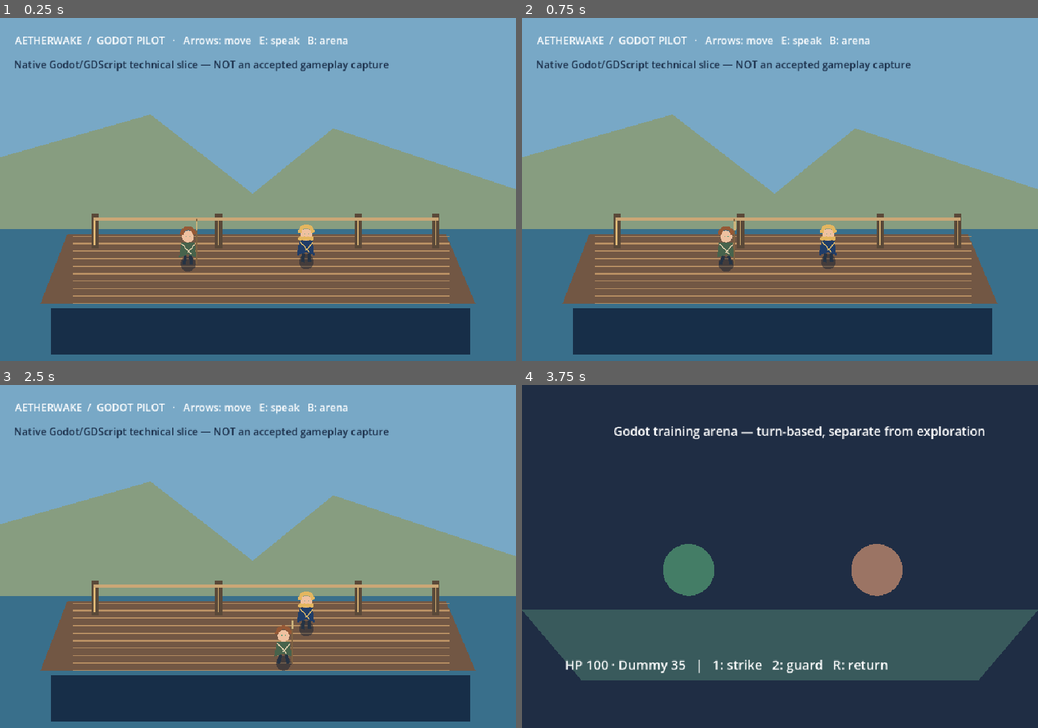
Above: before the commit, frames 1-4 (two rows, left to right).
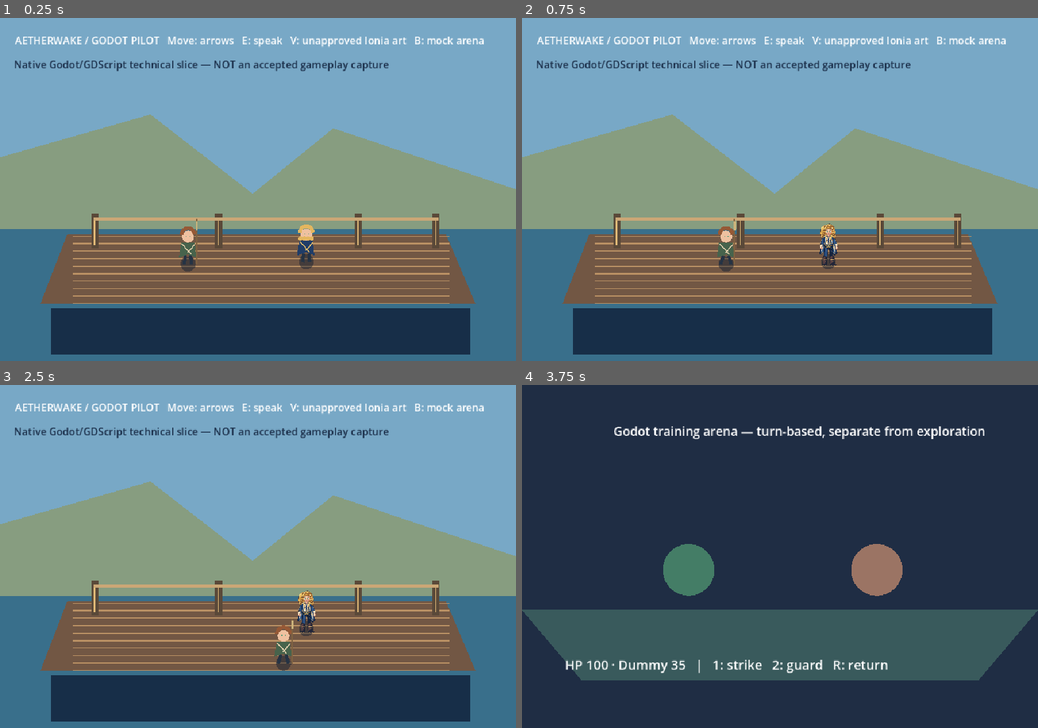
Above: after the commit, the same moments.

Repository: ndrorchestration/ToSailaStarrySky-jrpg
Game: Godot game, scene res://scenes/first_wake.tscn
Same seed, same stepped clock (60 frames per second), same inputs: the game is played once before the commit and once after it.
Inputs:
- Up to frame 1 (0.25 s): no input
- Up to frame 2 (0.75 s): tap Enter at 0.5 s; hold Right (ui_right) from 0.53 s (still down); tap V at 0.6 s
- Up to frame 3 (2.5 s): release Right (ui_right) at 1.28 s; hold Down (ui_down) 1.28-2.03 s; tap V at 1.35, 2.3 s; tap Space at 2 s; hold Right (ui_right) from 2.03 s (still down); tap E at 2.1 s
- Up to frame 4 (3.75 s): release Right (ui_right) at 2.78 s; hold Up (ui_up) 2.78-3.53 s; tap B at 2.85 s; tap V at 3.05 s; tap Enter at 3.5 s; hold Left (ui_left) from 3.53 s (still down); tap R at 3.6 s

The runs differ from the first frame. In frame 1, 0.9% of the frame differs, in the area x 16-94%, y 5-9%; in frame 2, 1.2%, in the area x 16-94%, y 5-73%; in frame 3, 1.2%; in frame 4, nothing differs.

Commit message:
feat(godot): switch Ionia original art on dock using native V-key review toggle

Diff:
--- a/godot/scripts/first_wake.gd
+++ b/godot/scripts/first_wake.gd
@@ -4,6 +4,7 @@
 
 const Actor = preload("res://scripts/pilot_actor.gd")
 const TrainingArena = preload("res://scenes/training_arena.tscn")
+const IoniaUnapprovedArt = preload("res://art-review/ionia-original-v01-green-eyes.svg")
 const WALKABLE_DECK = Rect2(Vector2(145, 410), Vector2(670, 112))
 
 var ender: CharacterBody2D
@@ -11,6 +12,7 @@
 var dialogue: Label
 var status: Label
 var dialogue_open: bool = false
+var ionia_art_review_enabled: bool = false
 
 func _ready() -> void:
     var actors := Node2D.new()
@@ -30,6 +32,7 @@
     var captain = Actor.new()
     captain.name = "IoniaPilot"
     captain.character_name = "Ionia"
+    captain.review_source_texture = IoniaUnapprovedArt
     captain.walking_bounds = WALKABLE_DECK
     captain.position = Vector2(570, 458)
     actors.add_child(captain)
@@ -40,7 +43,7 @@
     status = Label.new()
     status.position = Vector2(28, 28)
     status.add_theme_font_size_override("font_size", 19)
-    status.text = "AETHERWAKE  /  GODOT PILOT   ·   Arrows: move   E: speak   B: arena"
+    status.text = "AETHERWAKE / GODOT PILOT   Move: arrows   E: speak   V: unapproved Ionia art   B: mock arena"
     ui.add_child(status)
     dialogue = Label.new()
     dialogue.position = Vector2(100, 555)
@@ -77,6 +80,10 @@
     if event.keycode == KEY_E and ender.global_position.distance_to(ionia.global_position) <= 110.0:
         dialogue_open = not dialogue_open
         dialogue.visible = dialogue_open
+    elif event.keycode == KEY_V:
+        # Preview only; does not admit the source as approved Ionia field art.
+        ionia_art_review_enabled = not ionia_art_review_enabled
+        ionia.set_review_art_enabled(ionia_art_review_enabled)
     elif event.keycode == KEY_B:
         get_tree().change_scene_to_packed(TrainingArena)
     elif event.keycode == KEY_ESCAPE:
